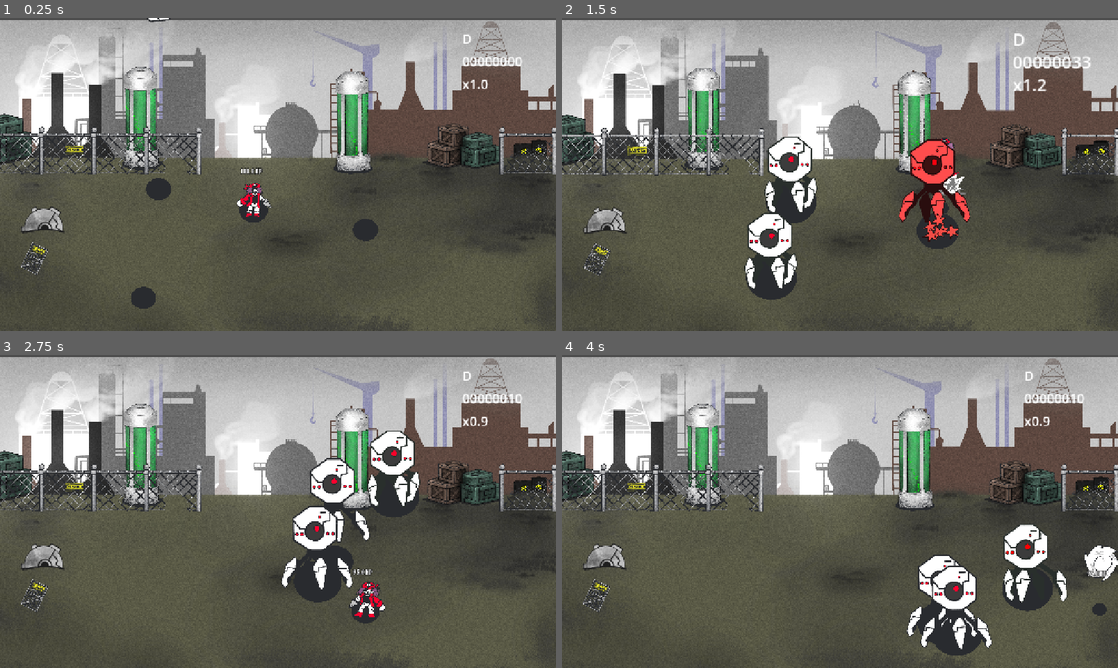
Above: before the commit, frames 1-4 (two rows, left to right).
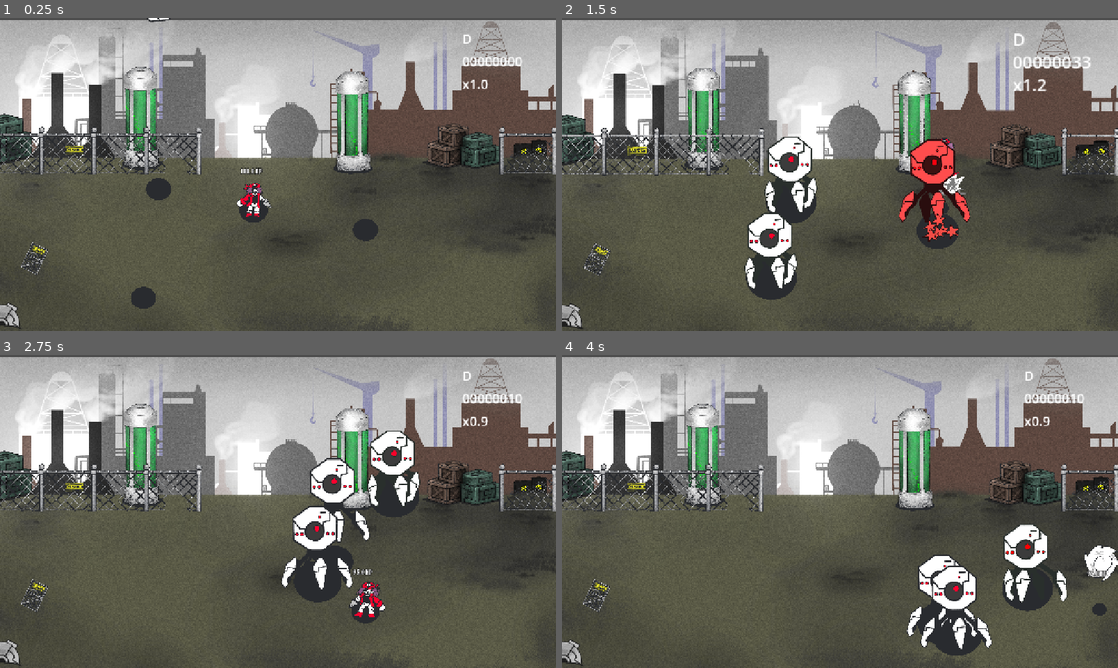
Above: after the commit, the same moments.

Repository: Twytchi/juniper-game-jam
Game: Godot game, scene res://Scene/levels/level_4.tscn
The game is run twice, just before and just after one commit, with the same random seed, the same clock (stepped at 60 frames per second) and the same inputs. This scene is started directly instead of the project's main scene.
Inputs (mouse positions are in pixels of both pictures, inside the frame that each line leads up to):
- Up to frame 1 (0.25 s): no input
- Up to frame 2 (1.5 s): tap Enter (ui_accept) at 0.5, 0.77 s; move the mouse to (962, 158) at 0.52 s; hold D (right) from 0.53 s (still down); click (962, 158) at 0.6 s; move the mouse to (728, 190) at 1.27 s; tap K (heavy) at 1.35 s
- Up to frame 3 (2.75 s): tap Enter (ui_accept) at 1.52 s; move the mouse to (333, 442) at 2.02 s; release D (right) at 2.03 s; hold A (left) from 2.03 s (still down); hold J (light) from 2.03 s (still down)
- Up to frame 4 (4 s): move the mouse to (812, 574) at 2.77 s; release A (left) at 2.78 s; release J (light) at 2.78 s; hold D (right) from 2.78 s (still down); tap L (missile) at 2.85 s; tap Enter (ui_accept) at 3.02, 3.77 s; move the mouse to (1006, 558) at 3.52 s; click (1006, 558) at 3.6 s

The runs differ from the first frame. In frame 1, 0.7% of the frame differs, in the area x 0-12%, y 60-100%; in frame 2, 0.7%; in frame 3, 0.7%; in frame 4, 0.7%.

Commit message:
adjustment to ordering

Diff:
--- a/Scene/levels/level_3.tscn
+++ b/Scene/levels/level_3.tscn
@@ -386,5 +386,5 @@
 
 [node name="corpse" type="Sprite2D" parent="Props3/bodies" unique_id=1597142179]
 z_index = 100
-position = Vector2(1483, 350)
+position = Vector2(1529, 401)
 texture = ExtResource("16_muu7f")
--- a/Scene/levels/level_4.tscn
+++ b/Scene/levels/level_4.tscn
@@ -310,7 +310,7 @@
 
 [node name="corpse" type="Sprite2D" parent="Props4/bodies" unique_id=1222275939]
 z_index = 100
-position = Vector2(-172, 455)
+position = Vector2(-277, 687)
 texture = ExtResource("15_7jgmh")
 
 [node name="gate" type="Sprite2D" parent="Props4/bodies" unique_id=1083635128]
